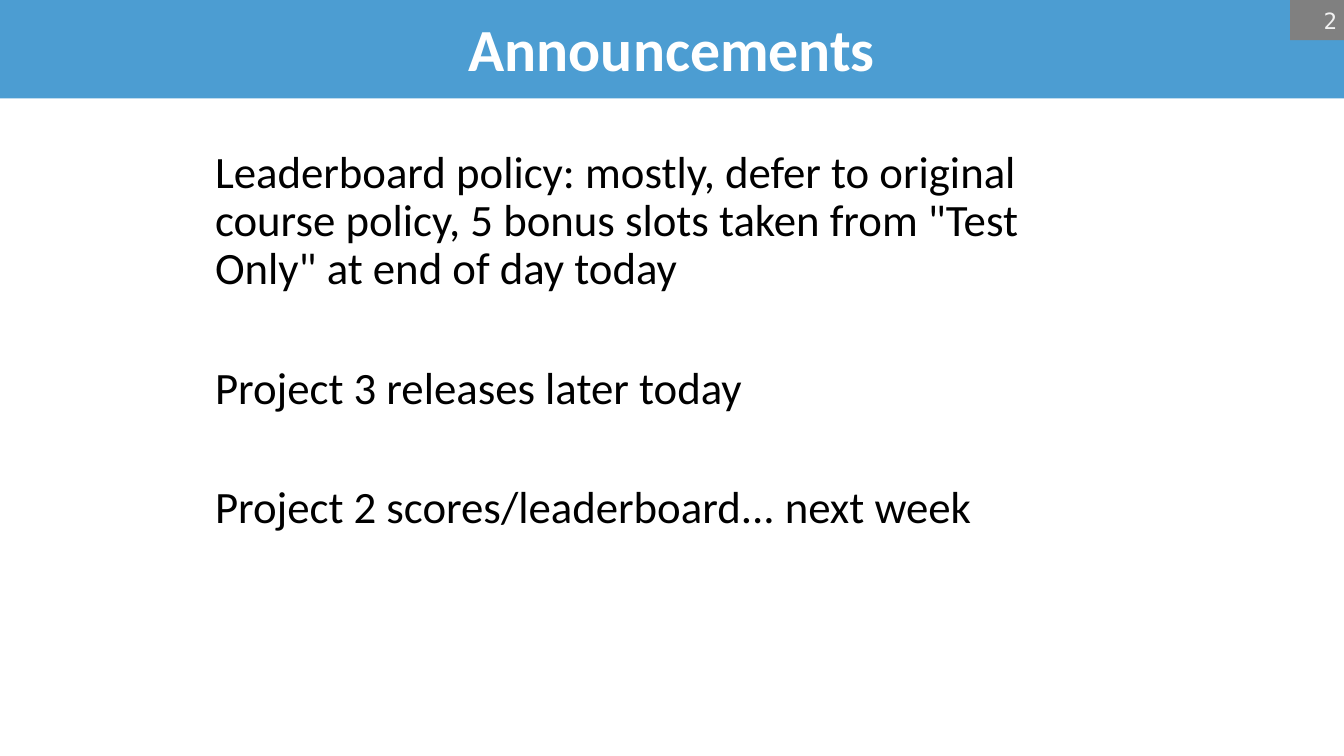
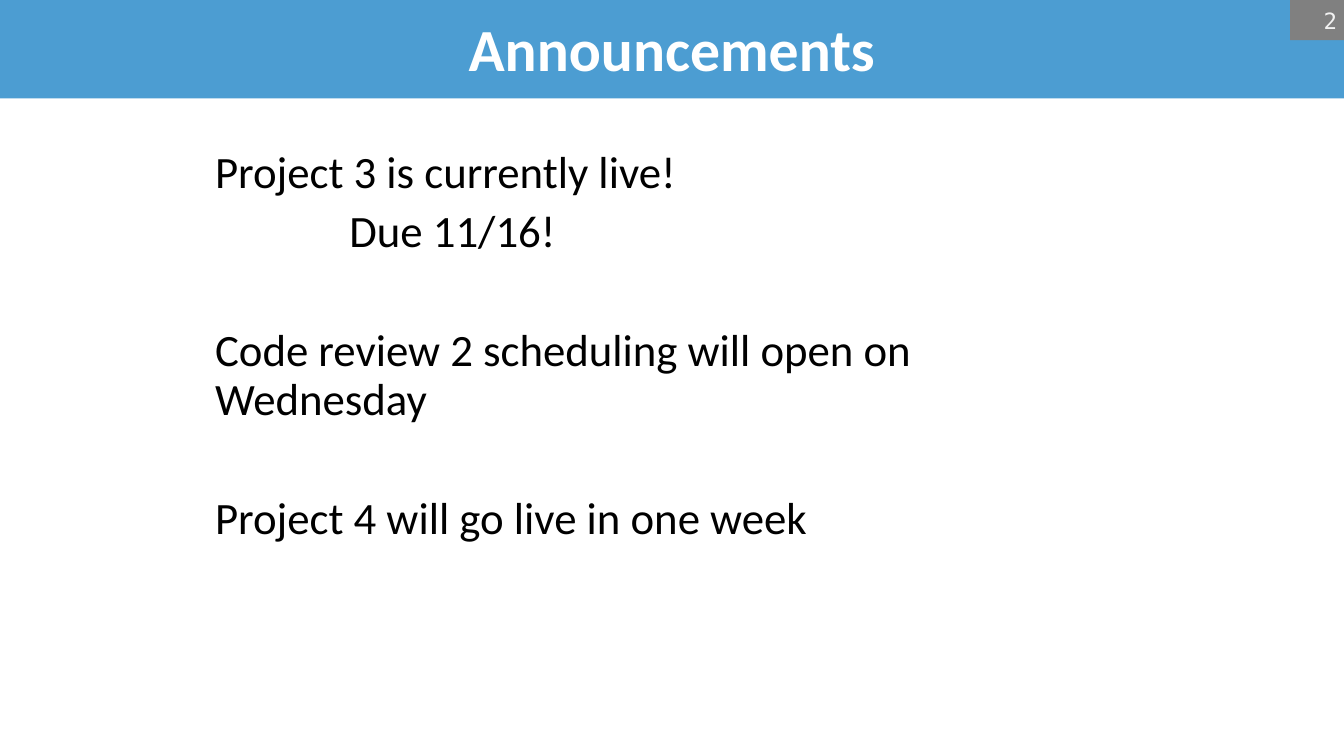
Before and after one commit to bsb20/bsb20.github.io, a slide deck: slide 2 of docs/421_f26/lectures/L17_2PL.pptx. Drawn at 1344x756 pixels with LibreOffice and Linux fonts; fonts in the diff are those of the drawing; background and template pictures are left out. Boxes give left, top, right and bottom in pixels: in the first picture for what was removed or moved away, otherwise in the second. Text is boxed around its words. In the diff, an @@ line names an element or a change of style, - is before the commit and + after.

```diff
--- a/docs/421_f26/lectures/L17_2PL.pptx
+++ b/docs/421_f26/lectures/L17_2PL.pptx
@@ text at [215,157,911,542]: text changed @@
-Leaderboard policy: mostly, defer to original course policy, 5 bonus slots taken from "Test Only" at end of day today
-Project 3 releases later today
-Project 2 scores/leaderboard... next week
+Project 3 is currently live!
+Due 11/16!
+Code review 2 scheduling will open on Wednesday
+Project 4 will go live in one week
```
Also in this commit, not shown: 5 other slides changed, 7 slides removed, 1 other file.
